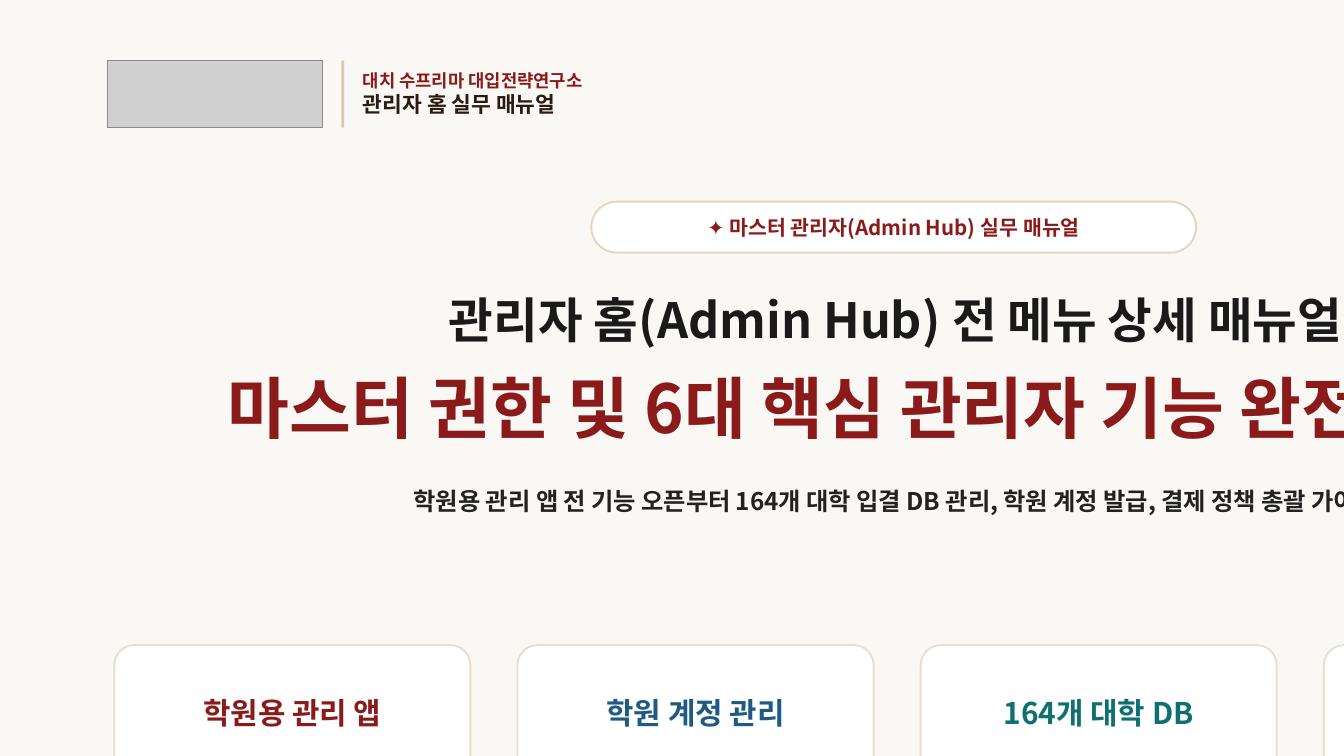
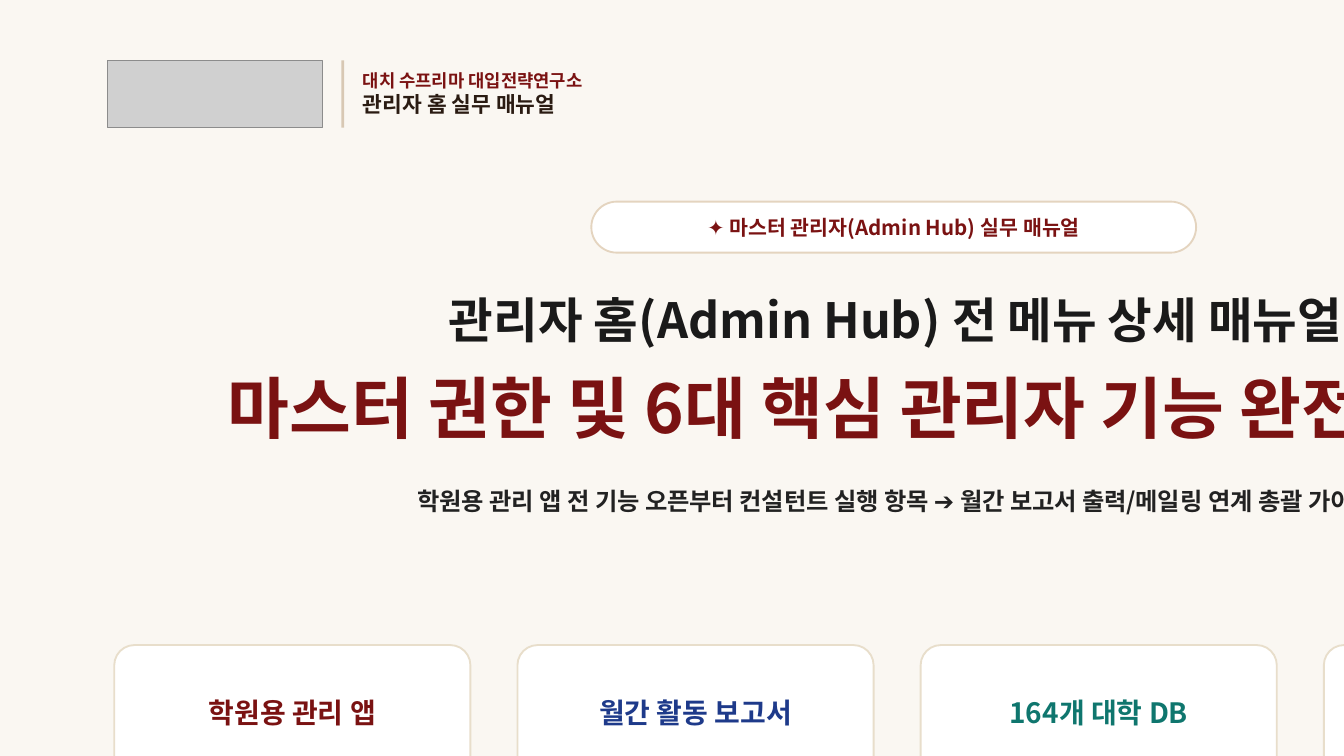
Before and after one commit to ipsicreator/consultant-app, a slide deck: slide 1 of public/guides/대치수프리마_관리자홈_전메뉴_사용매뉴얼_및_운영가이드.pptx. Drawn at 1344x756 pixels with LibreOffice and Linux fonts; fonts in the diff are those of the drawing; grey boxes stand for pictures. Boxes give left, top, right and bottom in pixels: in the first picture for what was removed or moved away, otherwise in the second. Text is boxed around its words. In the diff, an @@ line names an element or a change of style, - is before the commit and + after.

```diff
--- a/public/guides/대치수프리마_관리자홈_전메뉴_사용매뉴얼_및_운영가이드.pptx
+++ b/public/guides/대치수프리마_관리자홈_전메뉴_사용매뉴얼_및_운영가이드.pptx
@@ background #FAF8F5 to #FAF7F2 @@
@@ text "대치 수프리마 대입전략연구소 관리자 홈 ..." at (363,72,582,114): text colour #8B1A1A to #7A1212 in "대치 수프리마 대입전략연구소" @@
@@ text "✦ 마스터 관리자(Admin Hub) 실무 ..." at (729,217,1080,239): text colour #8B1A1A to #7A1212 @@
@@ text "마스터 권한 및 6대 핵심 ..." at (228,376,1344,439): text colour #8B1A1A to #7A1212 @@
@@ text at (417,489,1344,515): text changed @@
-학원용 관리 앱 전 기능 오픈부터 164개 대학 입결 DB 관리, 학원 계정 발급, 결제 정책 총괄 가이드
+학원용 관리 앱 전 기능 오픈부터 컨설턴트 실행 항목 ➔ 월간 보고서 출력/메일링 연계 총괄 가이드
@@ text "학원용 관리 앱" at (209,699,376,726): size 16 to 15 pt, text colour #8B1A1A to #7A1212 @@
@@ text "164개 대학 DB" at (1009,699,1188,726): size 16 to 15 pt, text colour #0E7070 to #0F766E @@
@@ text at (599,699,792,726): text changed; size 16 to 15 pt; text colour #1E5A84 to #1E3A8A @@
-학원 계정 관리
+월간 활동 보고서
```
Also in this commit, not shown: 3 other slides changed, 1 slide added, 4 other files.
